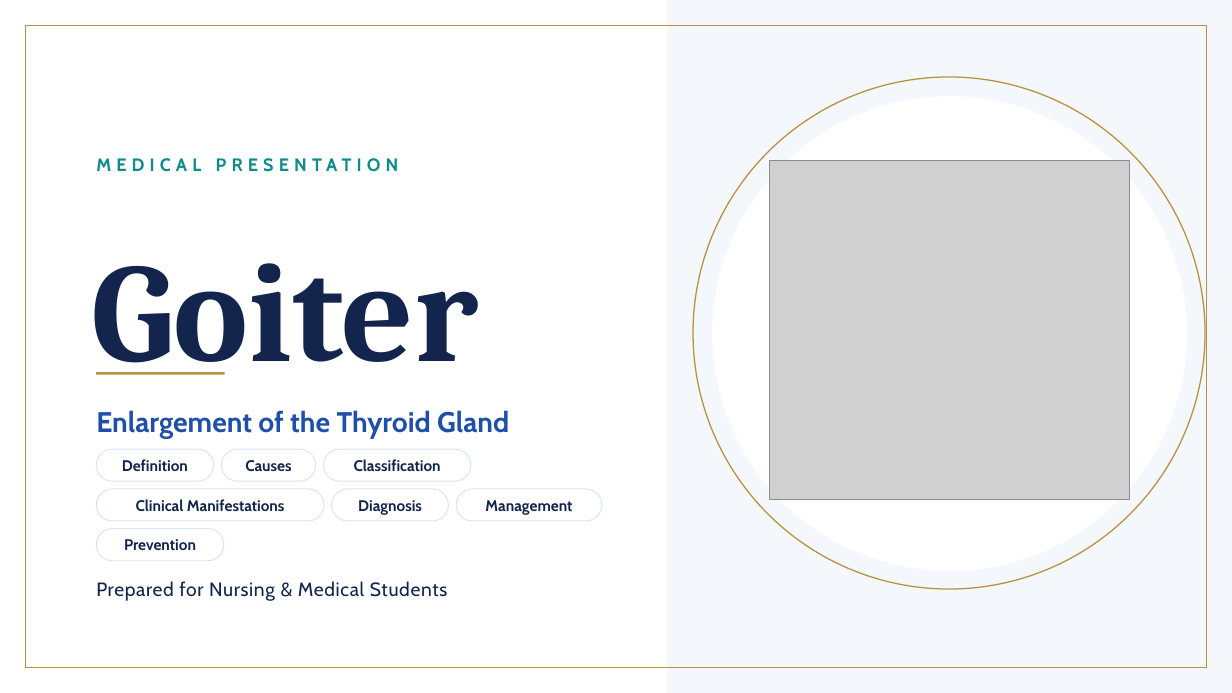
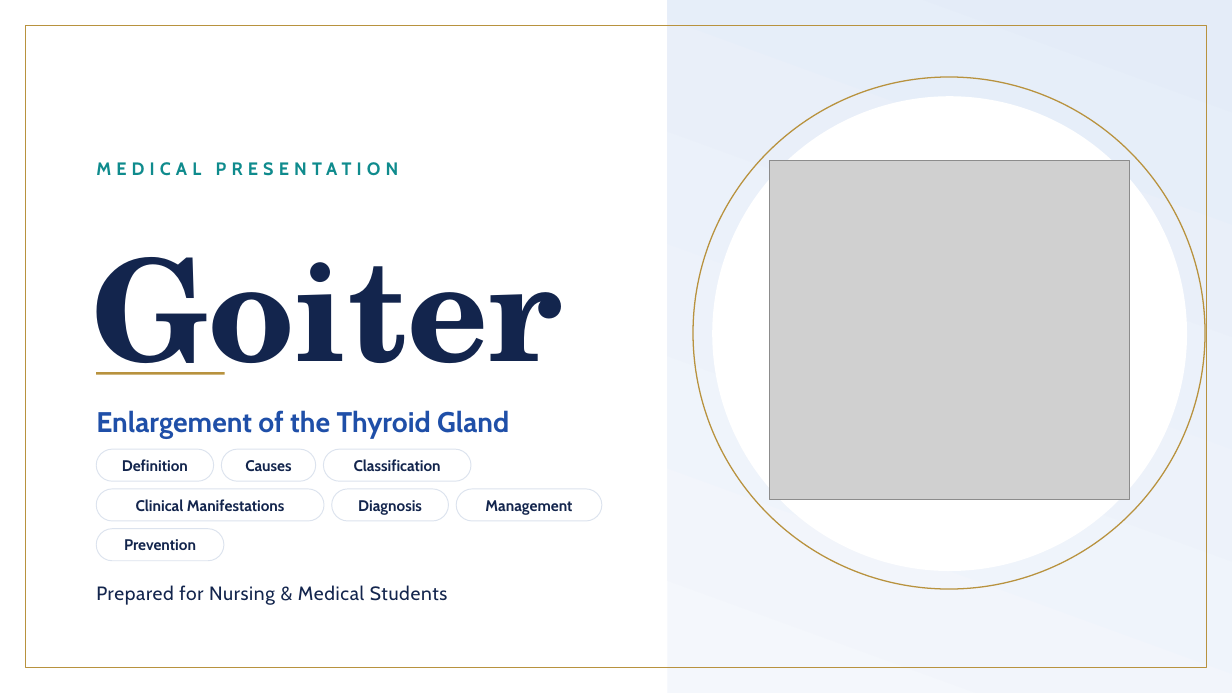
Before and after one commit to amrkarm548-ops/DSLIDES, a slide deck: slide 1 of Goiter_Presentation.pptx. Drawn at 1232x693 pixels with LibreOffice and Linux fonts; fonts in the diff are those of the drawing; grey boxes stand for pictures. Boxes give left, top, right and bottom in pixels: in the first picture for what was removed or moved away, otherwise in the second. Text is boxed around its words. In the diff, an @@ line names an element or a change of style, - is before the commit and + after.

Commit message:
Quality pass: Windows-native fonts (Georgia/Segoe UI), real gradient fills, run highlights, pill separators, light table borders

```diff
--- a/Goiter_Presentation.pptx
+++ b/Goiter_Presentation.pptx
@@ rectangle at [667, 0, 1232, 693]: fill #F4F7FC to gradient #F4F7FC to #E4ECF8 @@
@@ text "MEDICAL PRESENTATION" at [96, 162, 399, 176]: line spacing 1 to 1.18 @@
@@ text "Goiter" at [91, 257, 562, 375]: font Cambria to TeX Gyre Schola @@
@@ text "Prepared for Nursing & Medical ..." at [96, 585, 448, 605]: line spacing 1 to 1.18 @@
```
Also in this commit, not shown: 40 other slides changed.
